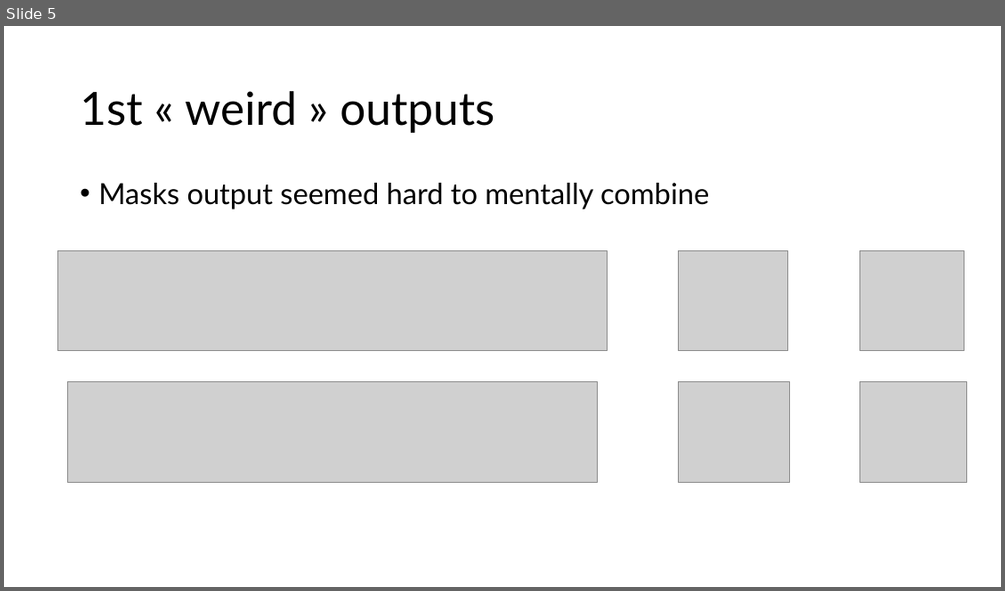
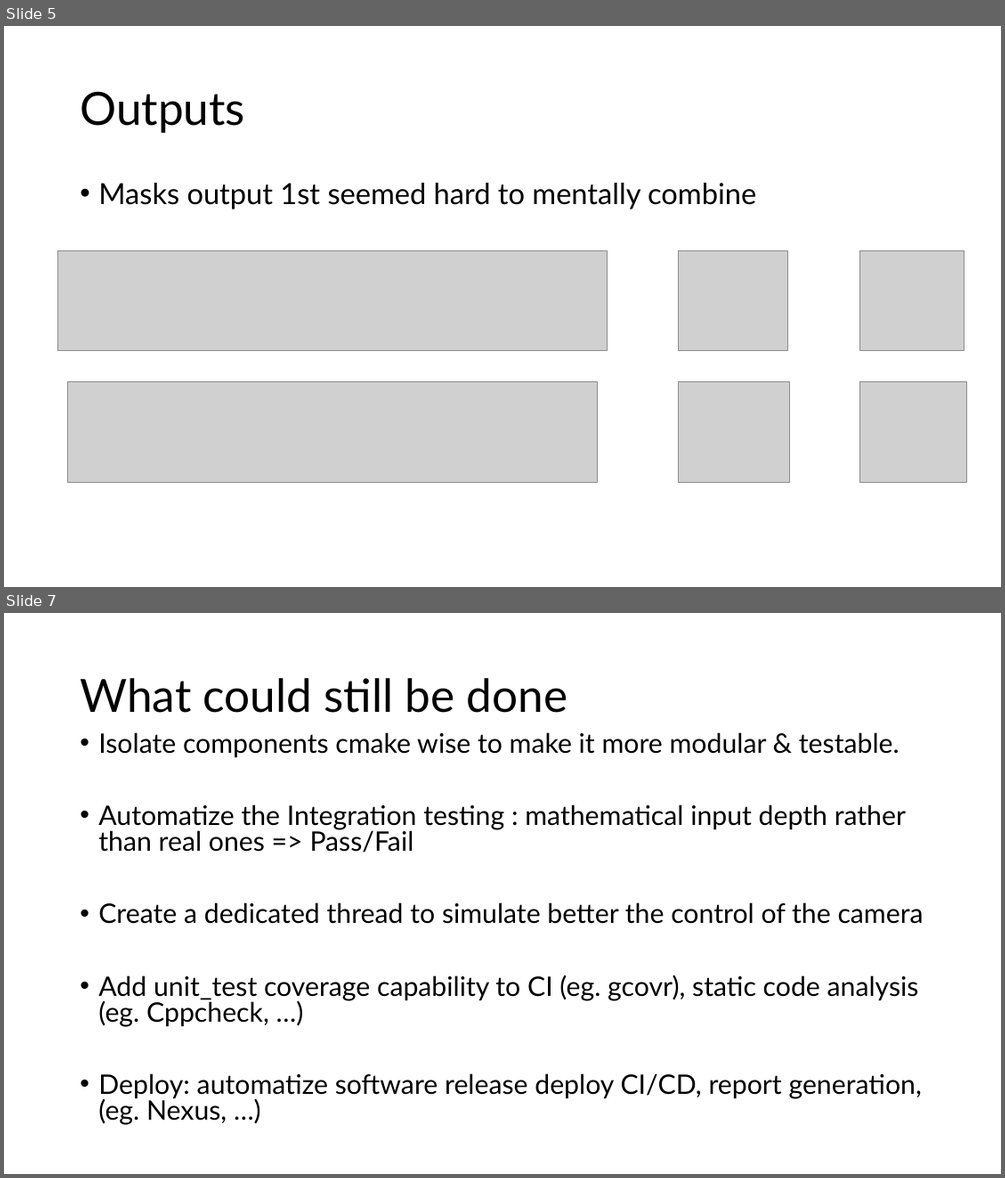
Before and after one commit to cedricq/AutoFocus, a slide deck: doc/Restitution.pptx. Shown one above the other, each under a label of ours: slide 5 before the commit, slides 5 and 7 after it; the slides between them are not shown. The pictures are 1005x591 and 1005x1178 pixels, drawn with LibreOffice and Linux fonts; fonts in the diff are those of the drawing; grey boxes stand for pictures. Boxes give left, top, right and bottom in pixels: in the first picture for what was removed or moved away, otherwise in the second. Text is boxed around its words. In the diff, an @@ line names an element or a change of style, - is before the commit and + after.

```diff
--- a/doc/Restitution.pptx
+++ b/doc/Restitution.pptx
@@ slide 7 added at (x1=4, y1=613, x2=1001, y2=1174), background #FFFFFF @@
@@ title added at (x1=80, y1=678, x2=568, y2=713), 44 pt, text #000000 @@
+What could still be done
@@ text added at (x1=98, y1=732, x2=923, y2=1125), 25.9 pt, text #000000 @@
+• Isolate components cmake wise to make it more modular & testable.
+• Automatize the Integration testing : mathematical input depth rather than real ones => Pass/Fail
+• Create a dedicated thread to simulate better the control of the camera
+• Add unit_test coverage capability to CI (eg. gcovr), static code analysis (eg. Cppcheck, …)
+• Deploy: automatize software release deploy CI/CD, report generation, (eg. Nexus, …)
@@ slide 5 changed as well @@
@@ title at (x1=80, y1=91, x2=245, y2=133): text changed @@
-1st « weird » outputs
+Outputs
@@ text at (x1=98, y1=183, x2=756, y2=209): text changed @@
-• Masks output seemed hard to mentally combine
+• Masks output 1st seemed hard to mentally combine
```
Also in this commit, not shown: 2 other slides changed, 4 other slides added, 2 slides removed.
